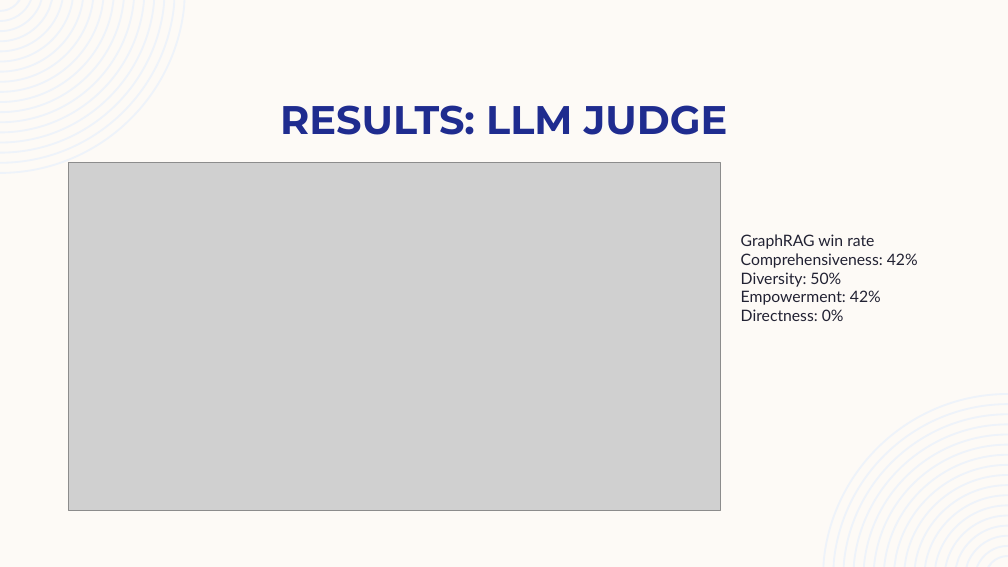
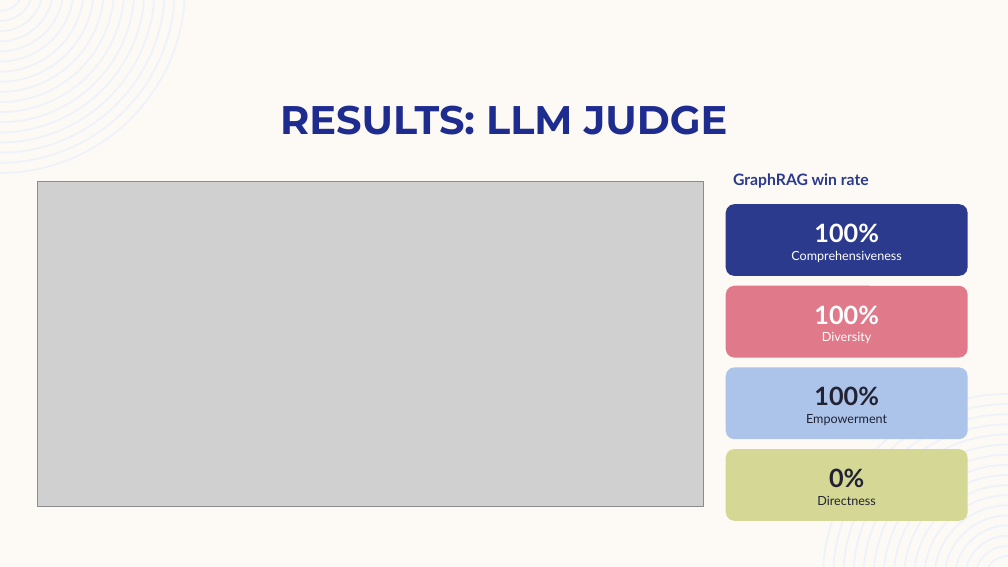
Before and after one commit to Kiki150804/sdm_proj, a slide deck: slide 11 of presentation/GraphRAG_final.pptx. Drawn at 1008x567 pixels with LibreOffice and Linux fonts; fonts in the diff are those of the drawing; grey boxes stand for pictures. Boxes give left, top, right and bottom in pixels: in the first picture for what was removed or moved away, otherwise in the second. Text is boxed around its words. In the diff, an @@ line names an element or a change of style, - is before the commit and + after.

Commit message:
Map step reads community entity/relation details; GraphRAG now beats vector RAG on 3 of 4 criteria; fuller slides

```diff
--- a/presentation/GraphRAG_final.pptx
+++ b/presentation/GraphRAG_final.pptx
@@ text "GraphRAG win rate": place and size @@
-text "GraphRAG win rate" at bbox=[741, 234, 918, 321]
+text "GraphRAG win rate" at bbox=[733, 173, 869, 188]
@@ text "GraphRAG win rate" at bbox=[733, 173, 869, 188]: text colour #222233 to #2B3A8C, bold on @@
@@ picture: place and size @@
-picture at bbox=[68, 163, 720, 510]
+picture at bbox=[38, 181, 703, 507]
@@ rounded rectangle added at bbox=[726, 204, 968, 276], fill #2B3A8C, 12 pt, text #FFFFFF @@
+100%
+Comprehensiveness
@@ text at bbox=[741, 253, 918, 321]: paragraphs removed @@
-Comprehensiveness: 42%
-Diversity: 50%
-Empowerment: 42%
-Directness: 0%
@@ rounded rectangle added at bbox=[726, 286, 968, 358], fill #E07A8A, 12 pt, text #FFFFFF @@
+100%
+Diversity
@@ rounded rectangle added at bbox=[726, 368, 968, 439], fill #ACC4EA, 12 pt, text #222233 @@
+100%
+Empowerment
@@ rounded rectangle added at bbox=[726, 449, 968, 521], fill #D5D895, 12 pt, text #222233 @@
+0%
+Directness
```
Also in this commit, not shown: 11 other slides changed, 4 slides added, 4 slides removed, 18 other files.
